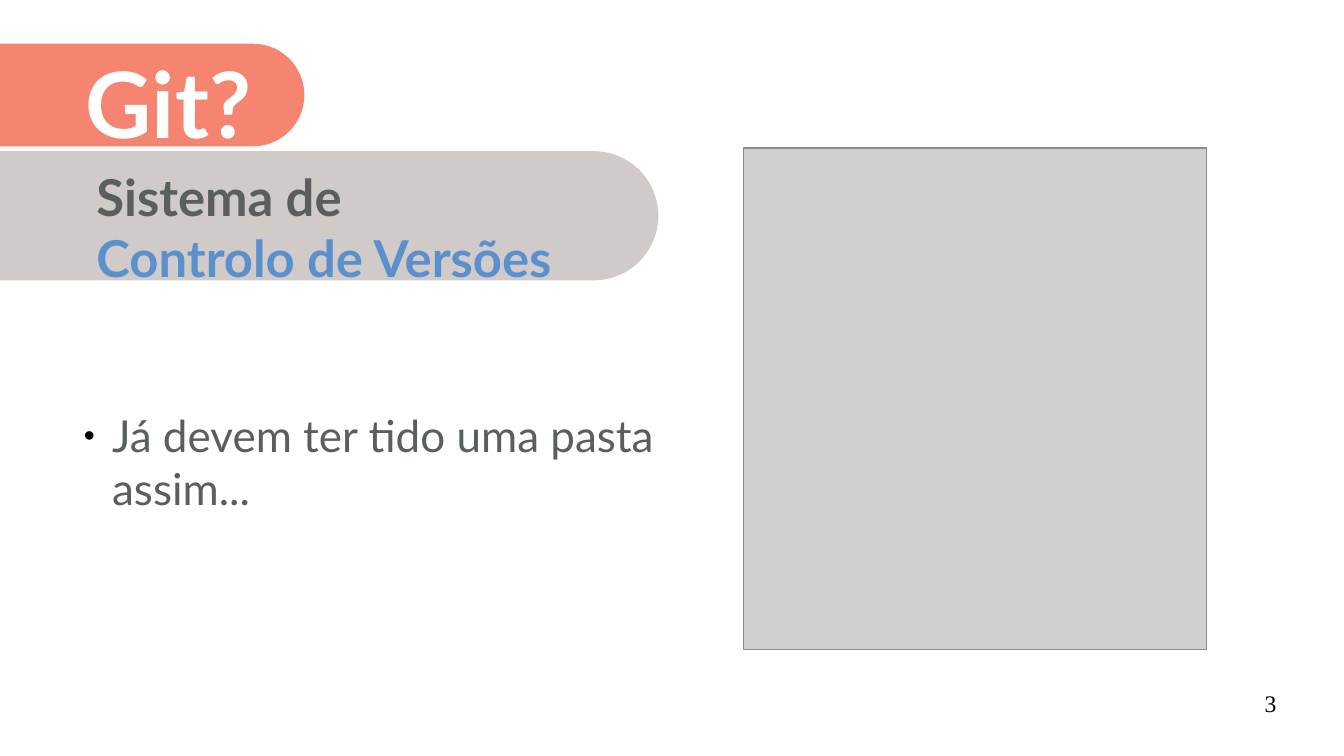
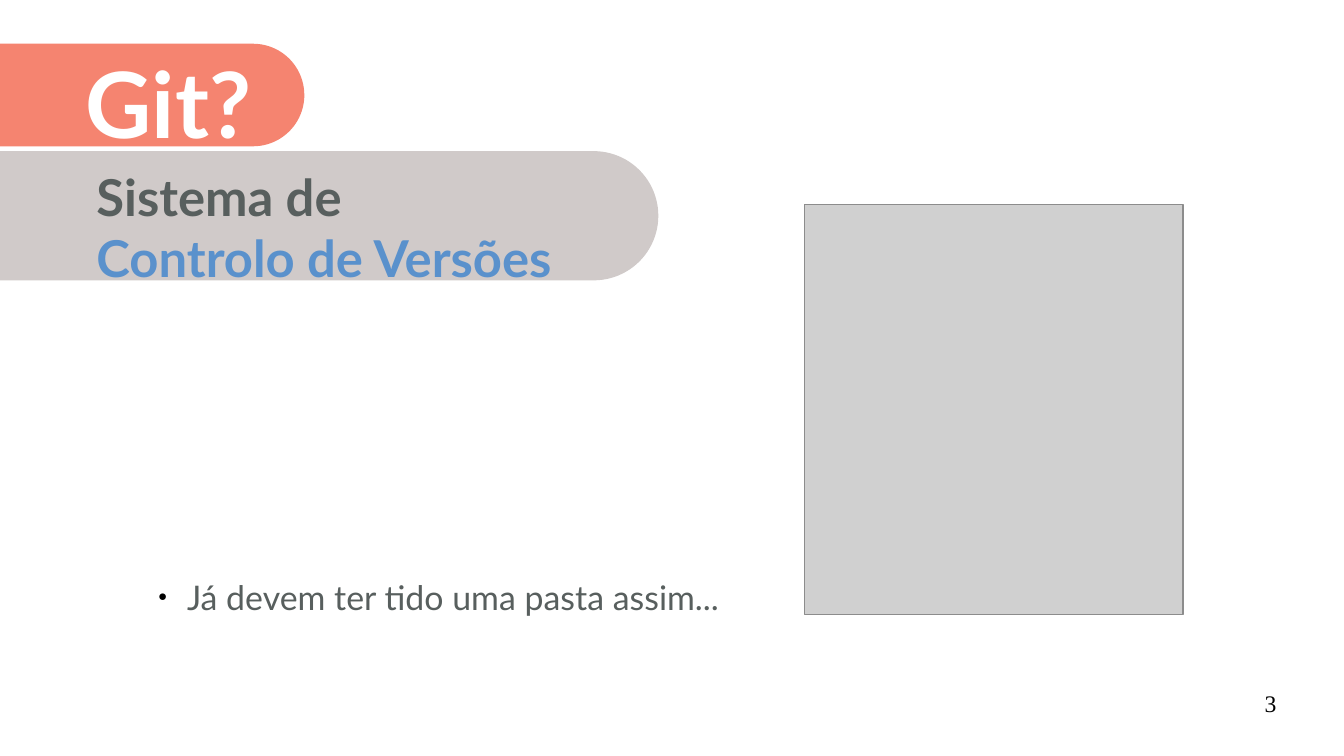
Before and after one commit to miguelpinho/git-lecture, a slide deck: slide 3 of lecture_pt.odp. Drawn at 1344x756 pixels with LibreOffice and Linux fonts; fonts in the diff are those of the drawing; grey boxes stand for pictures. Boxes give left, top, right and bottom in pixels: in the first picture for what was removed or moved away, otherwise in the second. Text is boxed around its words. In the diff, an @@ line names an element or a change of style, - is before the commit and + after.

```diff
--- a/lecture_pt.odp
+++ b/lecture_pt.odp
@@ picture: place and size @@
-picture at box(744, 148, 1207, 649)
+picture at box(805, 205, 1184, 615)
@@ text "Já devem ter tido uma ...": place and size @@
-text "Já devem ter tido uma ..." at box(112, 419, 653, 506)
+text "Já devem ter tido uma ..." at box(187, 585, 719, 616)
@@ text "Já devem ter tido uma ..." at box(187, 585, 719, 616): size 26 to 20 pt @@
```
Also in this commit, not shown: 3 other slides changed, 1 slide added, 4 other files.
